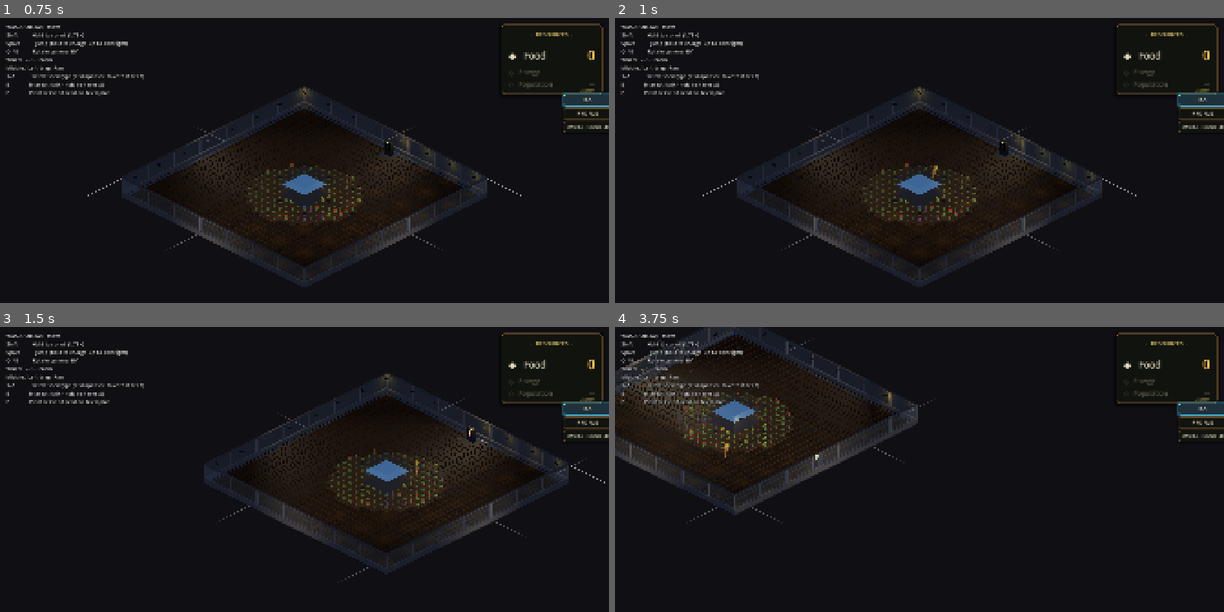
Above: before the commit, frames 1-4 (two rows, left to right).
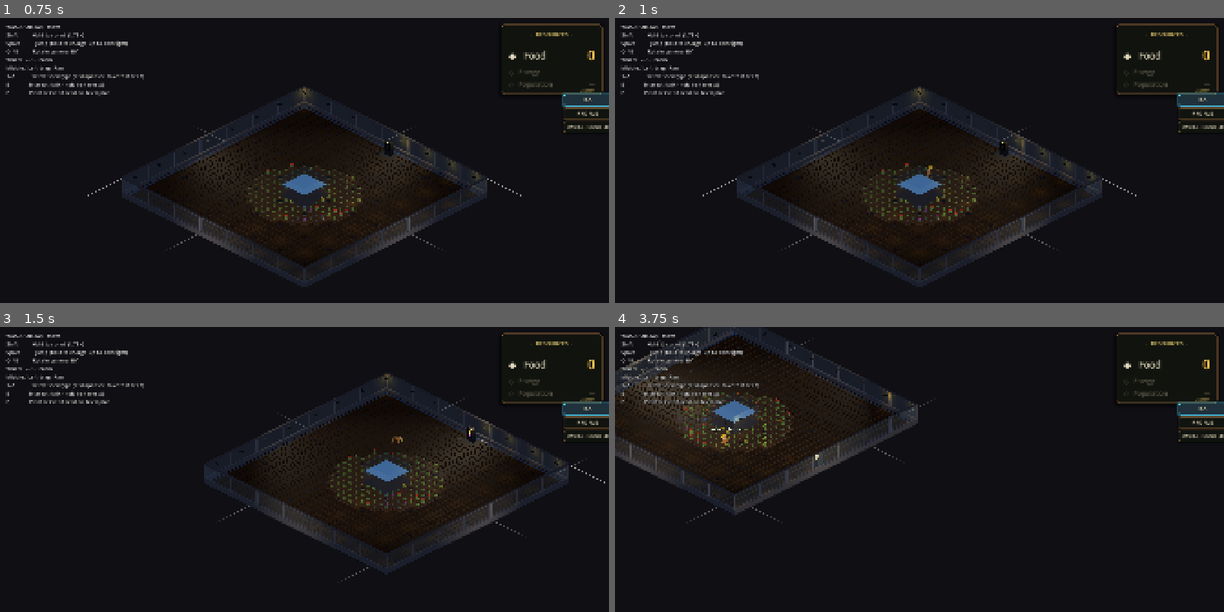
Above: after the commit, the same moments.

Repository: jaredclarkgay/space-tower-iso
Game: Godot game, scene res://scenes/iso_prototype/iso_prototype.tscn
Two runs of this game, one before a commit and one after it. Both use one fixed random seed, a clock stepped at 60 frames per second and the inputs below.
Inputs (mouse positions are in pixels of both pictures, inside the frame that each line leads up to):
- Up to frame 1 (0.75 s): tap Enter at 0.5 s; move the mouse to (438, 171) at 0.52 s; hold D (move_right) from 0.53 s (still down); hold Space (jump) from 0.53 s (still down); tap P (plant) at 0.6 s; click (438, 171) at 0.67 s
- Up to frame 2 (1 s): keep holding D (move_right); keep holding Space (jump)
- Up to frame 3 (1.5 s): release D (move_right) at 1.25 s; release Space (jump) at 1.25 s; drag from (182, 515) to (274, 566) at 1.27 s
- Up to frame 4 (3.75 s): tap Enter at 2, 3.5 s; move the mouse to (980, 423) at 2.02 s; hold D (move_right) 2.03-2.75 s; hold Middle mouse button (camera_pan) 2.03-2.75 s; tap Space (jump) at 2.3, 2.75 s; drag from (889, 566) to (736, 446) at 2.77 s; move the mouse to (1102, 549) at 3.52 s; hold A (move_left) from 3.53 s (still down); hold R (camera_rotate_right) from 3.53 s (still down)

Frame 1 is identical in both runs. In frame 2, less than 0.1% of the frame differs, in the area x 51-53%, y 51-57%; in frame 3, less than 0.1%; in frame 4, less than 0.1%, in the area x 15-21%, y 35-46%.

Commit message:
fix(iso): elegant tuck + natural kneel + lock movement on committed charge
Three operator-driven adjustments after the first articulated-pose pass:

- Tuck softened toward "controlled gymnast" — knees up but not crammed
  to chest, arms held in front but not buried in face. legs_x -1.55 →
  -1.10, arms_x -2.05 → -1.45, torso_x 0.35 → 0.22, head_x 0.60 → 0.32.
- Kneel softened toward "natural planter reach" — torso bend reduced
  from 0.62 → 0.42, arms from -1.55 → -1.05 (reaching down at a more
  natural angle, not horizontal), head from 0.50 → 0.32. Reads less
  doubled-over, more deliberate.
- Movement locks once a charged jump is committed (CHARGE_MOVE_LOCK_
  THRESHOLD = 0.12 s). Below the threshold, quick taps stay free for
  run-and-jump; past it the body freezes so the operator no longer
  slides around in a wind-up pose. Velocity zeroed in the same branch
  as the harvest/plant freeze.

Co-Authored-By: Claude Opus 4.7 (1M context) <noreply@anthropic.com>

Diff:
--- a/scenes/iso_prototype/iso_player.gd
+++ b/scenes/iso_prototype/iso_player.gd
@@ -55,17 +55,18 @@
 # the body's local frame, after the Y facing rotation). Tuned so the body
 # reads as actively kneeling / winding up / tucking, not just compressed.
 const POSE_IDLE := {"legs_x": 0.0, "torso_x": 0.0, "arms_x": 0.0, "head_x": 0.0}
-# Kneel — torso bent forward, arms reaching down to scatter the seed, head
-# tilted to look at where they're planting. Arms reach further than torso
-# bend so the hands clearly arrive at soil level.
-const POSE_KNEEL := {"legs_x": 0.0, "torso_x": 0.62, "arms_x": -1.55, "head_x": 0.50}
+# Kneel — gentle forward bend, arms reach down with a natural angle (not
+# fully horizontal), head tilts to look at where the seed lands without
+# burying the chin in the chest. Tuned for "kneeling planter" rather than
+# "doubled over picking up a coin".
+const POSE_KNEEL := {"legs_x": 0.0, "torso_x": 0.42, "arms_x": -1.05, "head_x": 0.32}
 # Charge — anticipation pose: forward lean, arms swept back behind body
 # (the wind-up before the spring), head locked forward on the takeoff arc.
-# Magnitudes tuned to read at full charge from any angle.
 const POSE_CHARGE := {"legs_x": 0.10, "torso_x": 0.40, "arms_x": 1.65, "head_x": 0.22}
-# Tuck — full curl mid-flip: legs pulled up, arms in front of face, head
-# tucked down. Combined with the 360° flip rotation it reads as gymnast.
-const POSE_TUCK := {"legs_x": -1.55, "torso_x": 0.35, "arms_x": -2.05, "head_x": 0.60}
+# Tuck — controlled mid-flip pose: knees pulled up but not buried in chest,
+# arms held in front but not crammed into the face, head tilted but still
+# in line with the body. Reads as a gymnastic tuck instead of a panic ball.
+const POSE_TUCK := {"legs_x": -1.10, "torso_x": 0.22, "arms_x": -1.45, "head_x": 0.32}
 # Landing — sharp forward absorption: deep torso bend, arms swing forward
 # for balance, head dips. Bigger than v1 so the impact beat is unmissable.
 const POSE_LAND := {"legs_x": 0.0, "torso_x": 0.55, "arms_x": -0.90, "head_x": 0.40}
@@ -73,6 +74,10 @@
 # 14.0 so charge/land beats actually catch up to their target before the
 # state passes (charge ramps over 1.0 s; land squash over 0.32 s).
 const POSE_BLEND_RATE := 18.0
+# Once the operator has held jump this long, the player commits to a charged
+# spring and horizontal movement freezes. Below this threshold a quick tap
+# stays free so run-and-jump still works.
+const CHARGE_MOVE_LOCK_THRESHOLD := 0.12
 
 var _facing_yaw := 0.0     # smoothed yaw the visual is interpolating toward
 const FACING_TURN_SPEED := 14.0   # rad/s — snappy but not jittery
@@ -309,7 +314,13 @@
 			if Vector2(to_plot.x, to_plot.z).length_squared() > 0.001:
 				_facing_yaw = atan2(to_plot.x, to_plot.z)
 
-	if _is_harvesting or _is_planting:
+	# Committed-charge movement lock: once the player has held jump past the
+	# CHARGE_LOCK_THRESHOLD they're winding up for a real spring — freezing
+	# horizontal velocity then keeps the body from sliding around in a
+	# crouched anticipation pose. Brief grace period preserves run-and-tap
+	# jumps (release before the threshold = no lock).
+	var committed_charge: bool = _charge_time > CHARGE_MOVE_LOCK_THRESHOLD
+	if _is_harvesting or _is_planting or committed_charge:
 		velocity.x = 0.0
 		velocity.z = 0.0
 	else:
